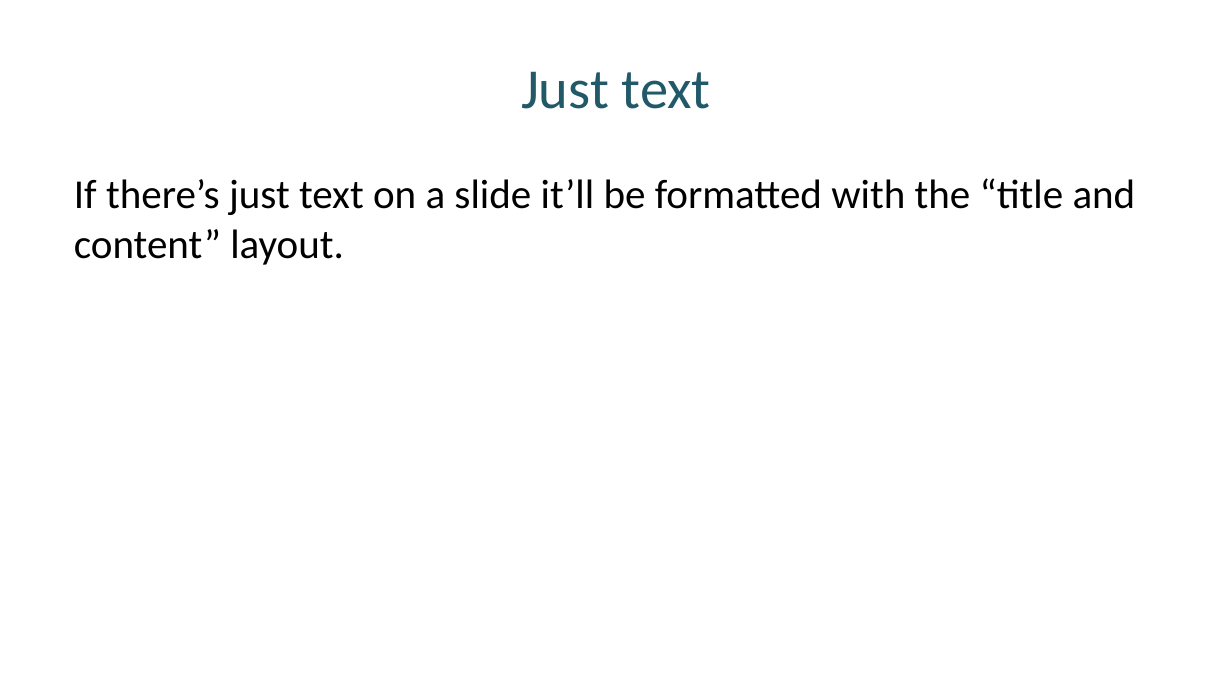
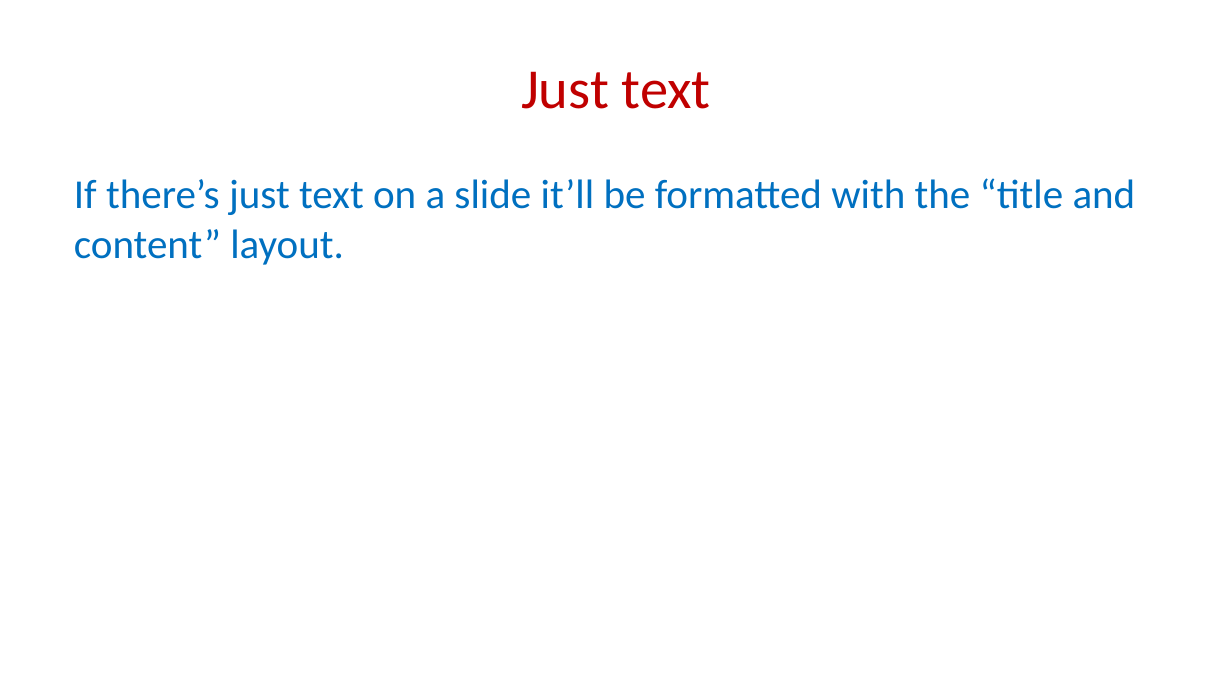
Before and after one commit to Jonathan-Nyquist/data-science-reporting-with-quarto-for-python-3811138, a slide deck: slide 4 of 05_04e/styling pptx from quarto.pptx. Drawn at 1232x693 pixels with LibreOffice and Linux fonts; fonts in the diff are those of the drawing. Boxes give left, top, right and bottom in pixels: in the first picture for what was removed or moved away, otherwise in the second. Text is boxed around its words. In the diff, an @@ line names an element or a change of style, - is before the commit and + after.

```diff
--- a/05_04e/styling pptx from quarto.pptx
+++ b/05_04e/styling pptx from quarto.pptx
@@ title "Just text" at bbox=[521, 71, 711, 109]: text colour #215968 to #C00000 @@
@@ text "If there’s just text on ..." at bbox=[74, 178, 1136, 265]: text colour #000000 to #0070C0 @@
```
Also in this commit, not shown: 3 other slides changed, 4 other files.
